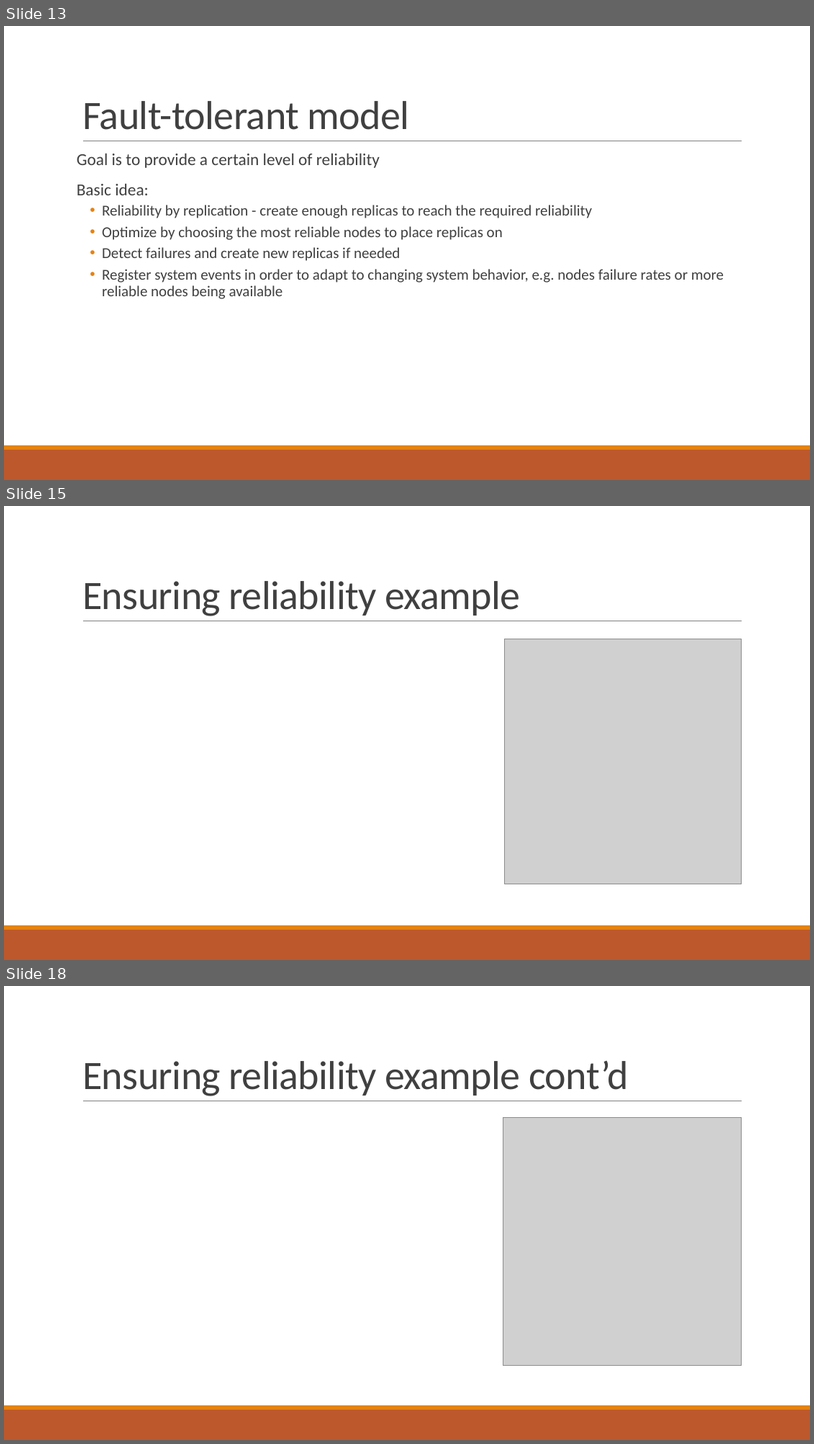
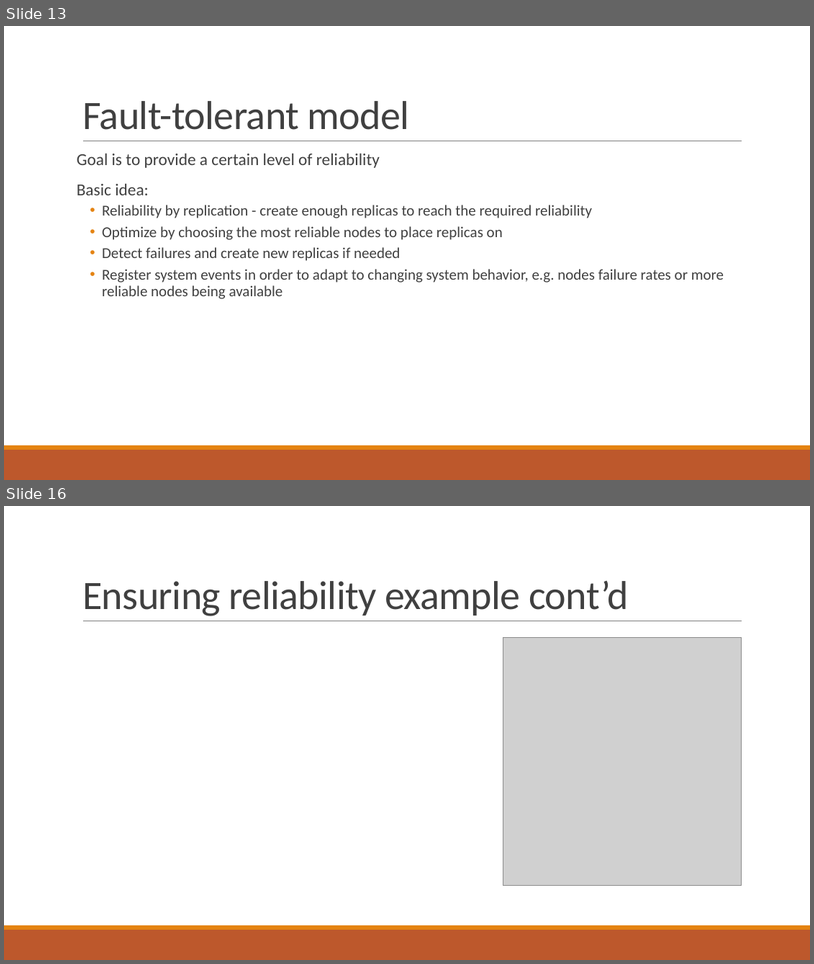
Before and after one commit to PStahl/master_thesis, a slide deck: presentation/presentation2.pptx. Shown one above the other, each under a label of ours: slides 13, 15 and 18 before the commit, slides 13 and 16 after it; the slides between them are not shown. The pictures are 814x1444 and 814x964 pixels, drawn with LibreOffice and Linux fonts; fonts in the diff are those of the drawing; grey boxes stand for pictures. Boxes give left, top, right and bottom in pixels: in the first picture for what was removed or moved away, otherwise in the second. Text is boxed around its words. In the diff, an @@ line names an element or a change of style, - is before the commit and + after.

```diff
--- a/presentation/presentation2.pptx
+++ b/presentation/presentation2.pptx
@@ slide 15 removed at [4, 506, 810, 960], background #FFFFFF; not listed: 3 template elements that a slide beside it also shows @@
@@ title removed at [82, 581, 520, 616] @@
-Ensuring reliability example
@@ picture removed at [505, 638, 742, 884] @@
@@ what was slide 18 is now slide 16 @@
```
Also in this commit, not shown: 4 slides changed, 1 other slide removed.
